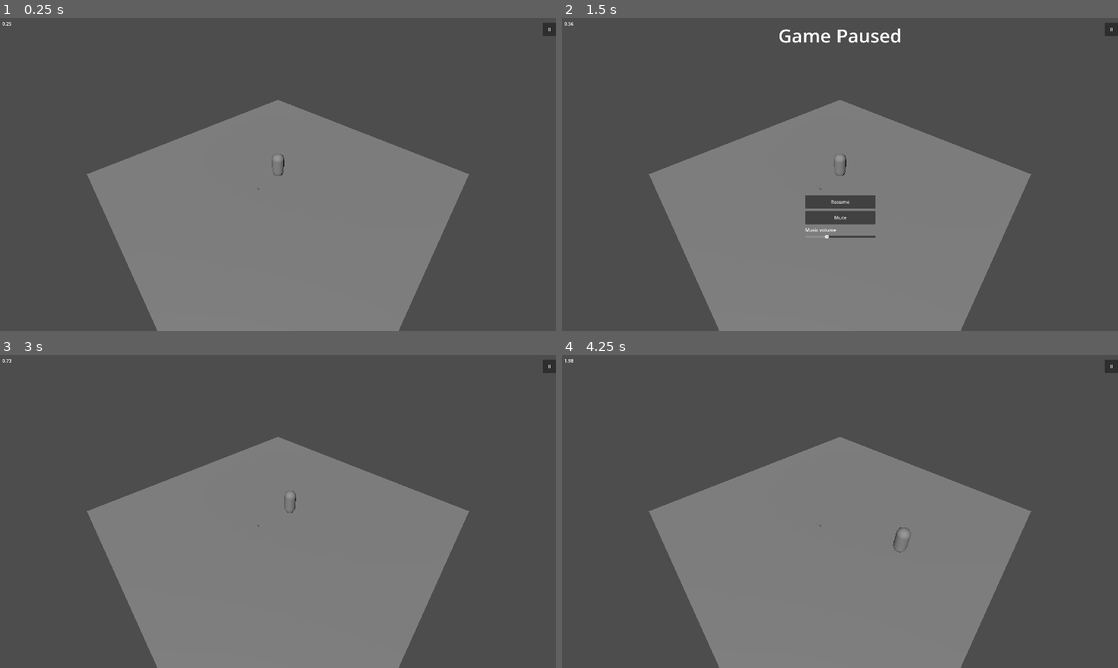
Above: before the commit, frames 1-4 (two rows, left to right).
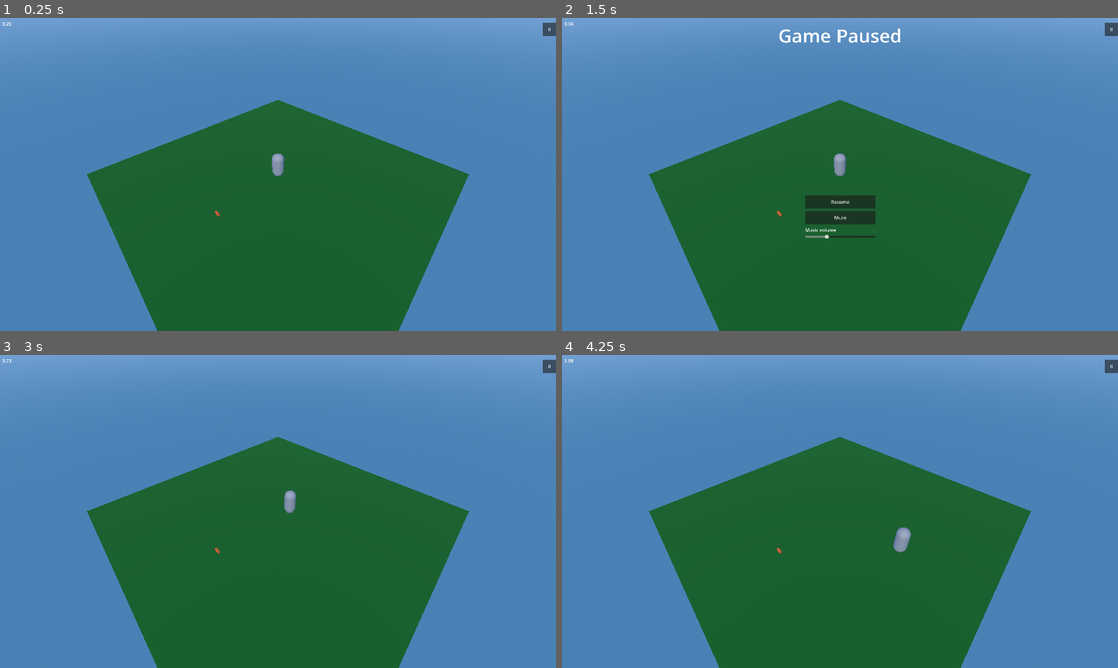
Above: after the commit, the same moments.

Repository: allemansratten/bigmode-2026
Game: Godot game, scene res://scenes/Game.tscn
Same seed, same stepped clock (60 frames per second), same inputs: the game is played once before the commit and once after it. Sound files missing from this copy of the repository are replaced by a short silence.
Inputs:
- Up to frame 1 (0.25 s): no input
- Up to frame 2 (1.5 s): click "II" at 0.5 s; click "Resume" at 1.25 s
- Up to frame 3 (3 s): click "Mute" at 2 s; tap Enter at 2.75 s; hold D (move_right) from 2.78 s (still down); hold E (interact) from 2.78 s (still down)
- Up to frame 4 (4.25 s): release D (move_right) at 3.53 s; release E (interact) at 3.53 s; hold S (move_back) from 3.53 s (still down); tap F (throw) at 3.6 s

The runs differ from the first frame. In frame 1, 100% of the frame differs, in the area x 0-100%, y 0-100%; in frame 2, 100%; in frame 3, 100%; in frame 4, 100%.

Commit message:
Fix lighting: procedural sky and orange brick material
- Game: add WorldEnvironment with ProceduralSkyMaterial (visible blue sky gradient) and Environment ambient from sky
- Brick: add StandardMaterial3D with orange albedo so brick renders orange

Diff:
--- a/scenes/Game.tscn
+++ b/scenes/Game.tscn
@@ -6,14 +6,38 @@
 [ext_resource type="Script" uid="uid://ccvi13rbwbn8w" path="res://scripts/game_camera_3d.gd" id="4_cam"]
 [ext_resource type="PackedScene" uid="uid://brick001" path="res://scenes/items/Brick.tscn" id="5_brick"]
 
+[sub_resource type="ProceduralSkyMaterial" id="ProceduralSkyMaterial_sky"]
+sky_top_color = Color(0.25, 0.45, 0.75, 1)
+sky_horizon_color = Color(0.55, 0.7, 0.9, 1)
+sky_curve = 0.12
+sky_energy_multiplier = 1.2
+ground_bottom_color = Color(0.28627452, 0.5058824, 0.70980394, 1)
+ground_horizon_color = Color(0.54901963, 0.7019608, 0.9019608, 1)
+ground_curve = 0.060628664
+
+[sub_resource type="Sky" id="Sky_main"]
+sky_material = SubResource("ProceduralSkyMaterial_sky")
+
+[sub_resource type="Environment" id="Environment_main"]
+background_mode = 2
+sky = SubResource("Sky_main")
+ambient_light_energy = 0.7
+
 [sub_resource type="BoxShape3D" id="BoxShape3D_floor"]
 size = Vector3(20, 0.2, 20)
 
+[sub_resource type="StandardMaterial3D" id="StandardMaterial3D_s0nni"]
+albedo_color = Color(0, 0.35686275, 0.07450981, 1)
+
 [sub_resource type="BoxMesh" id="BoxMesh_floor"]
+material = SubResource("StandardMaterial3D_s0nni")
 size = Vector3(20, 0.2, 20)
 
 [node name="Game" type="Node3D" unique_id=999502841]
 script = ExtResource("1_e3hwy")
+
+[node name="WorldEnvironment" type="WorldEnvironment" parent="." unique_id=1962583014]
+environment = SubResource("Environment_main")
 
 [node name="GUI" parent="." unique_id=293961667 instance=ExtResource("2_3x8es")]
 
@@ -29,10 +53,10 @@
 [node name="Player" parent="." unique_id=1515017457 instance=ExtResource("3_player")]
 
 [node name="Brick" parent="." unique_id=1546642140 instance=ExtResource("5_brick")]
-transform = Transform3D(1, 0, 0, 0, 1, 0, 0, 0, 1, 0, 0.2, 2)
+transform = Transform3D(1, 0, 0, 0, 1, 0, 0, 0, 1, 0, 0.2, 5.152452)
 
 [node name="DirectionalLight3D" type="DirectionalLight3D" parent="." unique_id=1906586219]
-transform = Transform3D(0.866025, -0.353553, 0.353553, 0, 0.707107, 0.707107, -0.5, -0.612372, 0.612372, 0, 5, 0)
+transform = Transform3D(0.8660253, -0.35355338, 0.3535538, 0, 0.70710725, 0.7071064, -0.50000024, -0.612372, 0.6123727, 0, 5, 0)
 
 [node name="Camera3D" type="Camera3D" parent="." unique_id=1134331709]
 transform = Transform3D(1, 0, 0, 0, 1, 0, 0, 0, 1, 8, 10, 8)
--- a/scenes/items/Brick.tscn
+++ b/scenes/items/Brick.tscn
@@ -6,7 +6,11 @@
 [sub_resource type="BoxShape3D" id="BoxShape3D_brick"]
 size = Vector3(0.35, 0.2, 0.12)
 
+[sub_resource type="StandardMaterial3D" id="StandardMaterial3D_brick"]
+albedo_color = Color(0.8, 0.35, 0.1, 1)
+
 [sub_resource type="BoxMesh" id="BoxMesh_brick"]
+material = SubResource("StandardMaterial3D_brick")
 size = Vector3(0.35, 0.2, 0.12)
 
 [sub_resource type="BoxShape3D" id="BoxShape3D_pickup_area"]
Not shown: 1 places in scenes/items/Brick.tscn that only renumber resources
